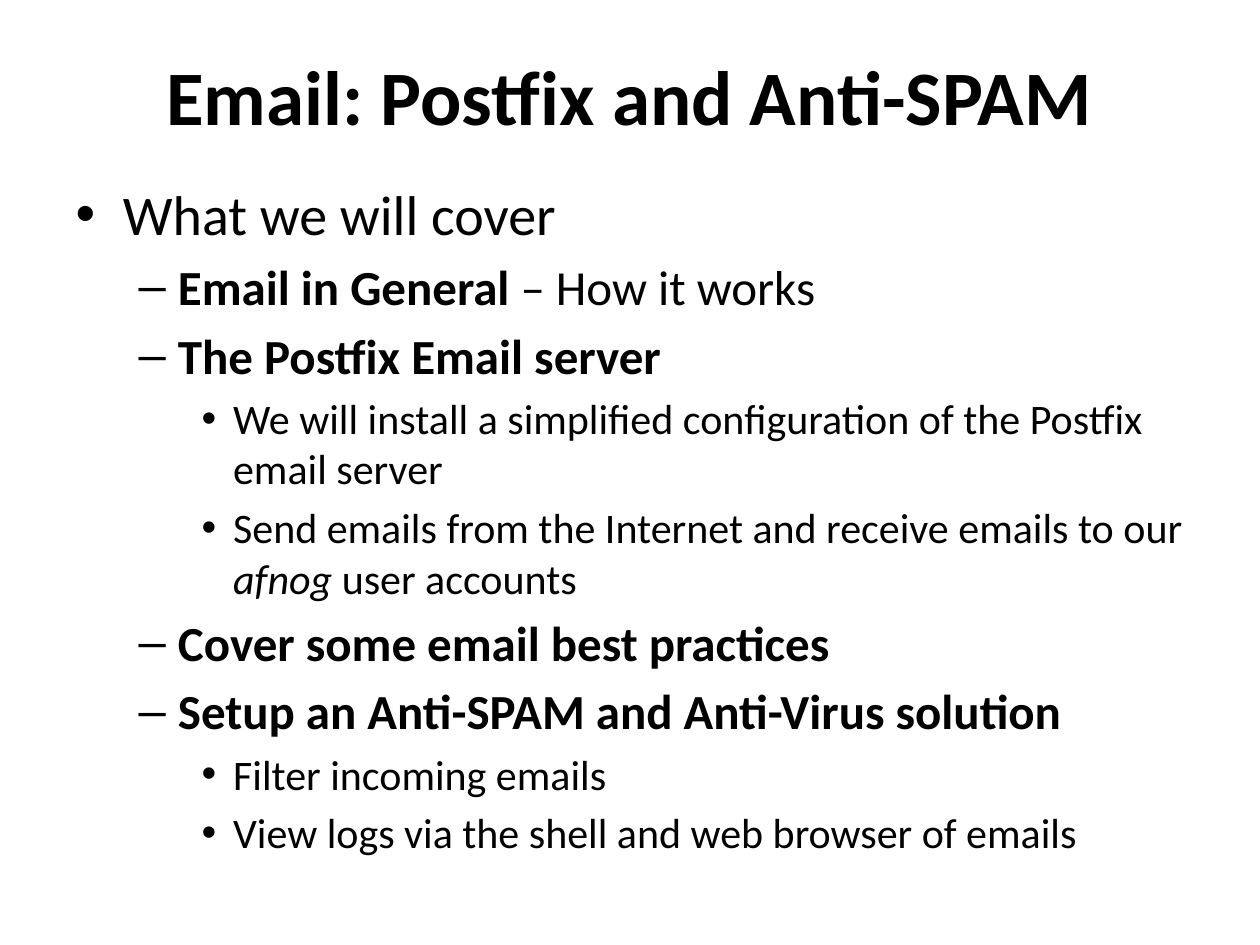
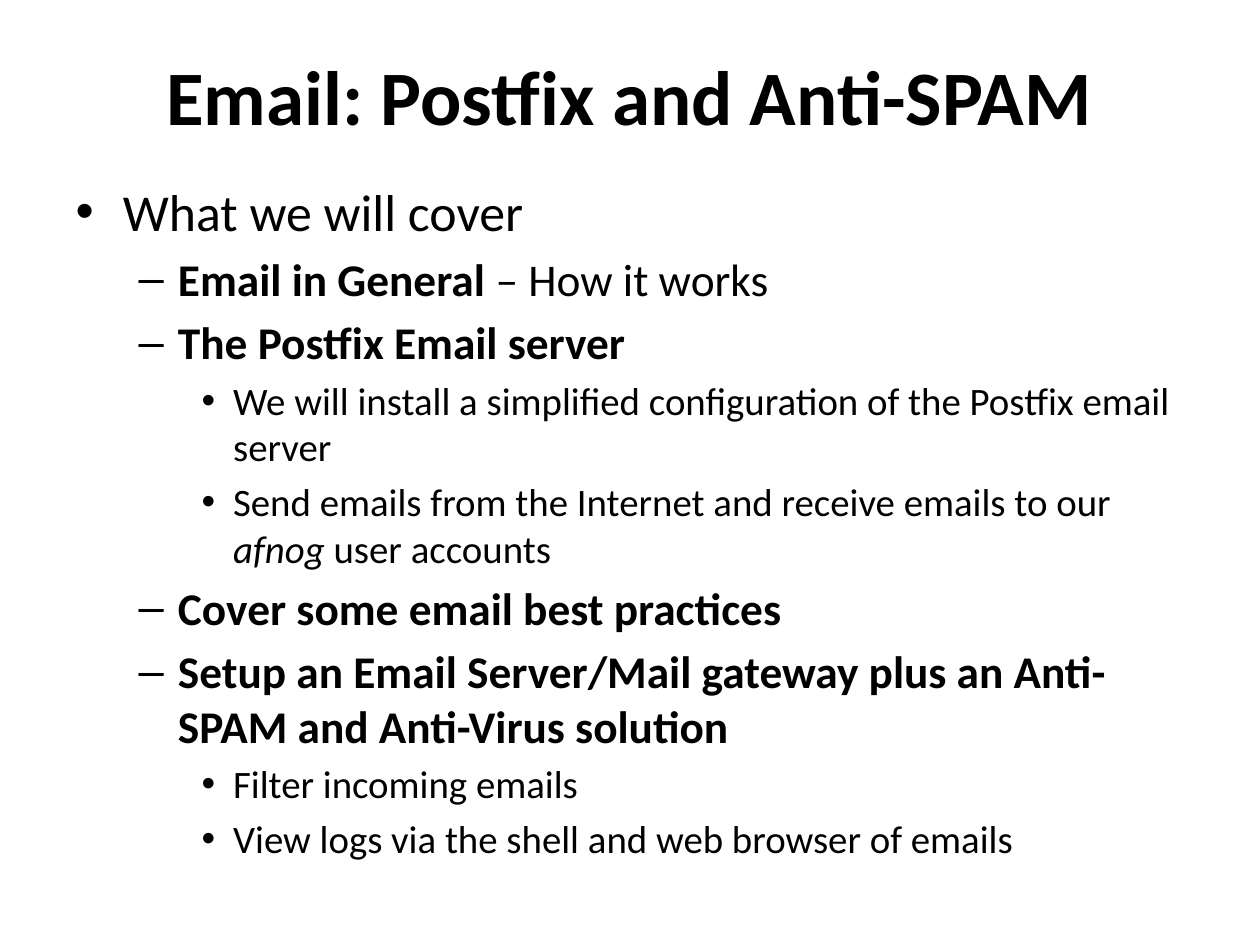
Before and after one commit to afnog/sse, a slide deck: slide 1 of postfix/postfix-mailgateway-debian.pptx. Drawn at 1260x945 pixels with LibreOffice and Linux fonts; fonts in the diff are those of the drawing. Boxes give left, top, right and bottom in pixels: in the first picture for what was removed or moved away, otherwise in the second. Text is boxed around its words. In the diff, an @@ line names an element or a change of style, - is before the commit and + after.

Commit message:
/ ‘postfix/postfix-mailgateway-debian.pptx’

```diff
--- a/postfix/postfix-mailgateway-debian.pptx
+++ b/postfix/postfix-mailgateway-debian.pptx
@@ text at (123,195,1170,860): size 32 to 29.6 pt in "What we will cover"; size 28 to 25.9 pt in "Email in General – How it works", "The Postfix Email server", "Cover some email best practices"; size 24 to 22.2 pt in "We will install a simplified configuration of ...", "Send emails from the Internet and receive ...", "Filter incoming emails", "View logs via the shell and web ..." @@
@@ text at (178,656,1106,744): text changed; size 28 to 25.9 pt @@
-  – Setup an Anti-SPAM and Anti-Virus solution
+  – Setup an Email Server/Mail gateway plus an Anti-SPAM and Anti-Virus solution
```
